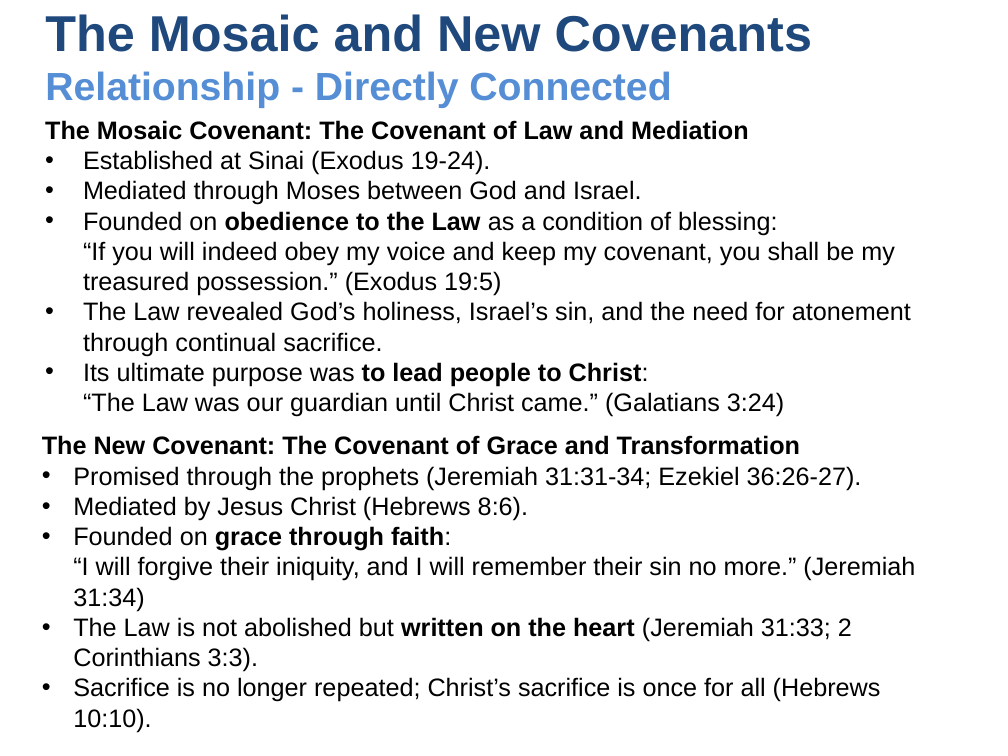
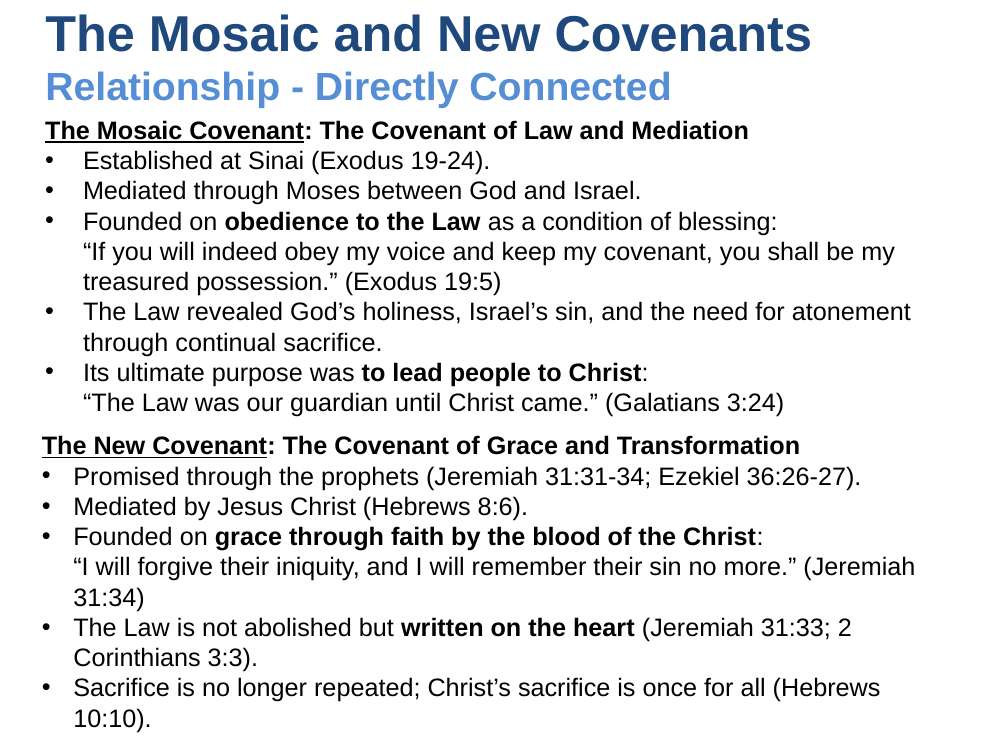
Before and after one commit to UsefulEngines/EvangelismPublic, a slide deck: slide 8 of 2025-Q4/Promises3/2025-10-19-Promises3.pptx (slide 9 before the commit). Drawn at 1008x756 pixels with LibreOffice and Linux fonts; fonts in the diff are those of the drawing. Boxes give left, top, right and bottom in pixels: in the first picture for what was removed or moved away, otherwise in the second. Text is boxed around its words. In the diff, an @@ line names an element or a change of style, - is before the commit and + after.

```diff
--- a/2025-Q4/Promises3/2025-10-19-Promises3.pptx
+++ b/2025-Q4/Promises3/2025-10-19-Promises3.pptx
@@ text at bbox=[45, 120, 748, 143]: underline on in "The Mosaic Covenant:" @@
@@ text at bbox=[42, 435, 800, 458]: underline on in "The New Covenant:" @@
@@ text at bbox=[73, 526, 915, 611]: text changed @@
-• Founded on grace through faith:
-  “I will forgive their iniquity, and I will remember their sin no more.” (Jeremiah 31:34)
+• Founded on grace through faith by the blood of the Christ:
+  “I will forgive their iniquity, and I will remember their sin no more.” (Jeremiah 31:34)
```
Also in this commit, not shown: 4 other slides changed, 1 slide removed, 2 other files.
